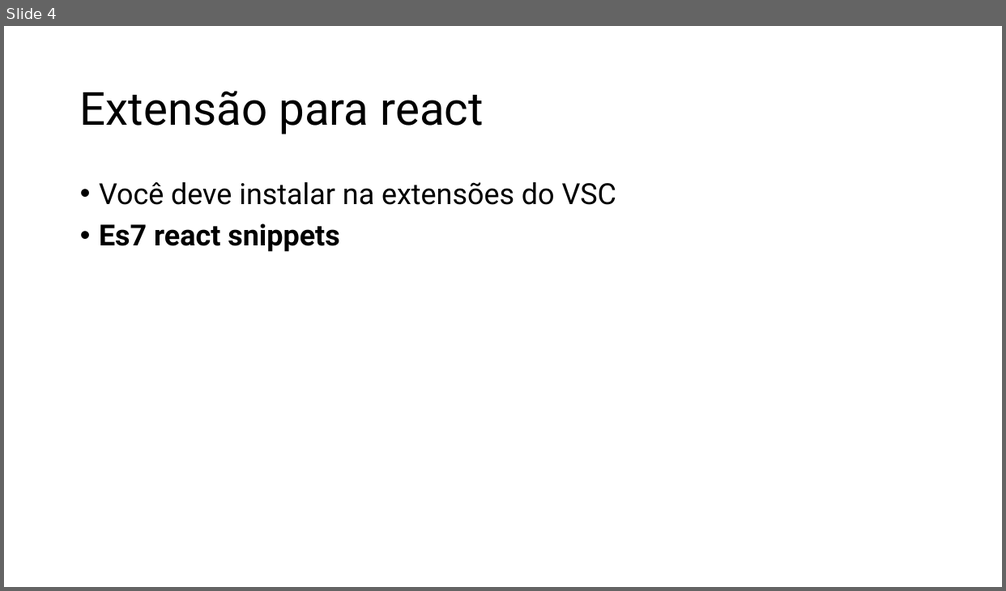
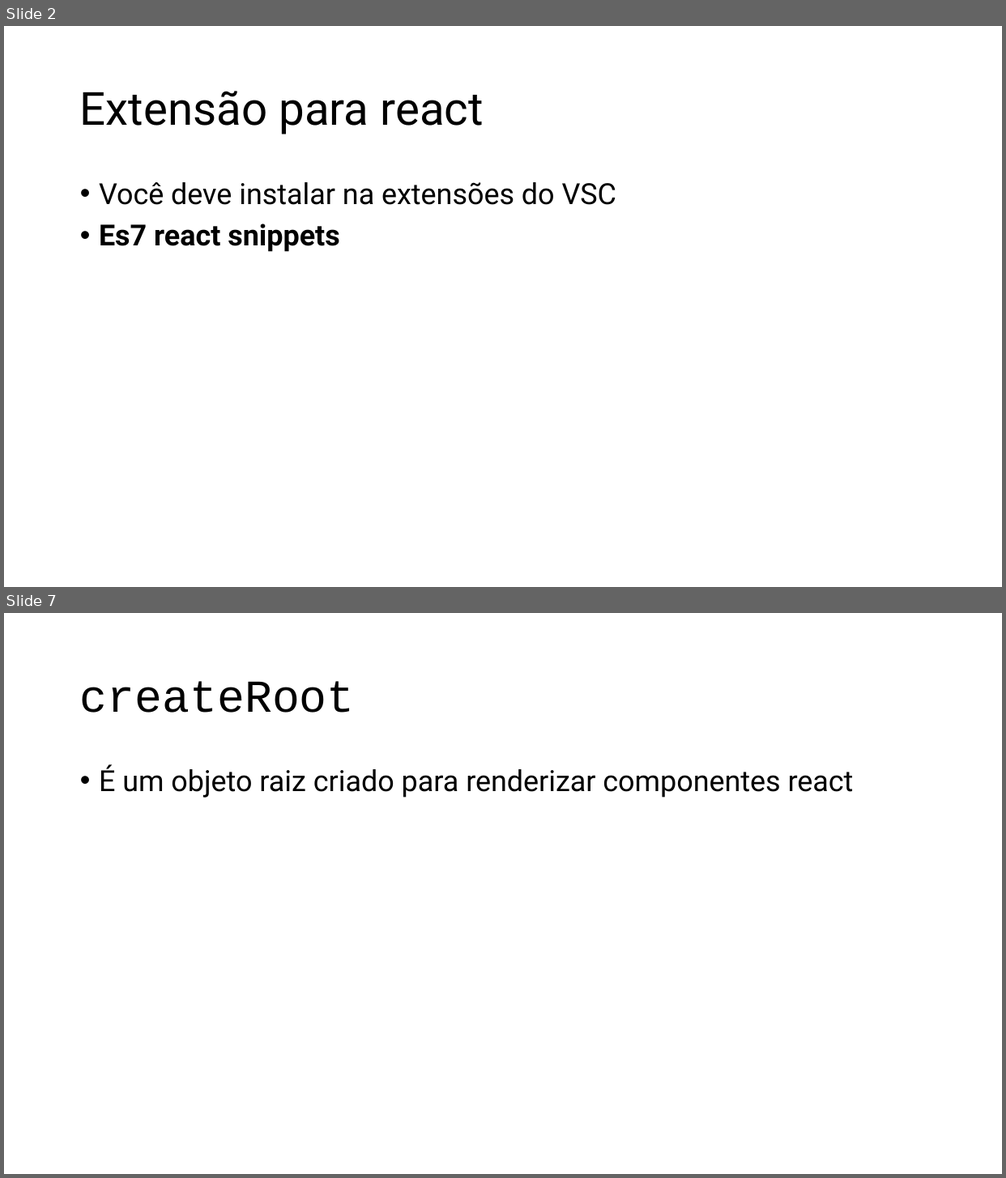
Before and after one commit to RogerSobral/h_codar_react, a slide deck: React.pptx. Shown one above the other, each under a label of ours: slide 4 before the commit, slides 2 and 7 after it; the slides between them are not shown. The pictures are 1006x591 and 1006x1178 pixels, drawn with LibreOffice and Linux fonts; fonts in the diff are those of the drawing. Boxes give left, top, right and bottom in pixels: in the first picture for what was removed or moved away, otherwise in the second. Text is boxed around its words. In the diff, an @@ line names an element or a change of style, - is before the commit and + after.

Commit message:
revisão react
Continuação dos estudos de react

```diff
--- a/React.pptx
+++ b/React.pptx
@@ slide 7 added at [4, 613, 1002, 1174], background #FFFFFF @@
@@ title added at [80, 681, 355, 713], 44 pt, text #000000 @@
+createRoot
@@ text added at [99, 764, 854, 798], 28 pt, text #000000 @@
+• É um objeto raiz criado para renderizar componentes react
@@ what was slide 4 is now slide 2 @@
```
Also in this commit, not shown: 3 slides changed, 15 other slides added, 46 other files.
